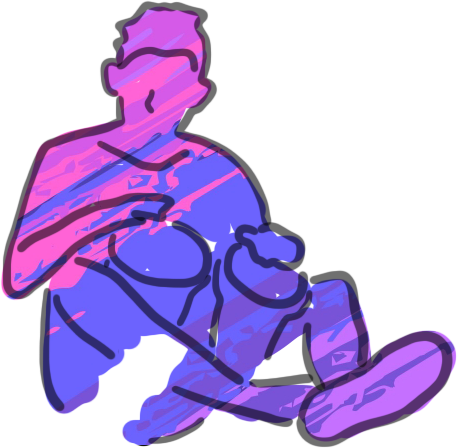
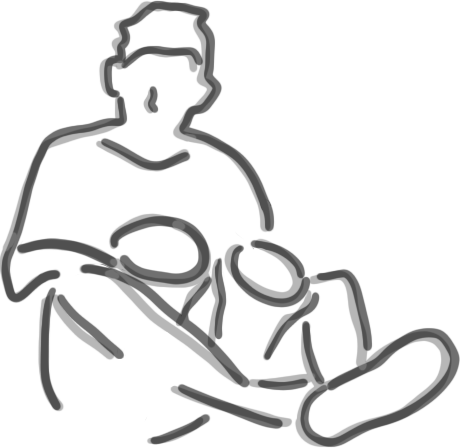
Two versions of the same layered image (460px x 448px). Layer-by-layer changes:
showed "Layer 2 copy", opacity 100% → 50% over [0, 0, 453, 448]
showed "Layer 1 copy", painted on it over [0, 0, 460, 448]
hid "Layer 3" over [0, 0, 458, 448]
